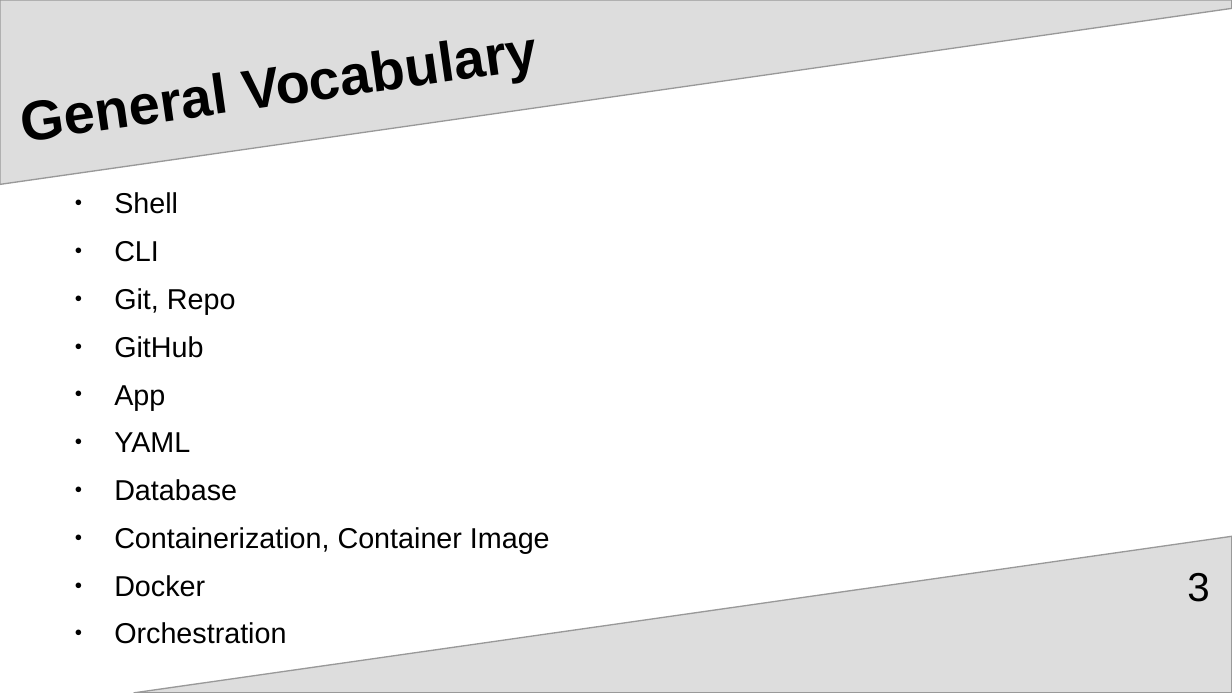
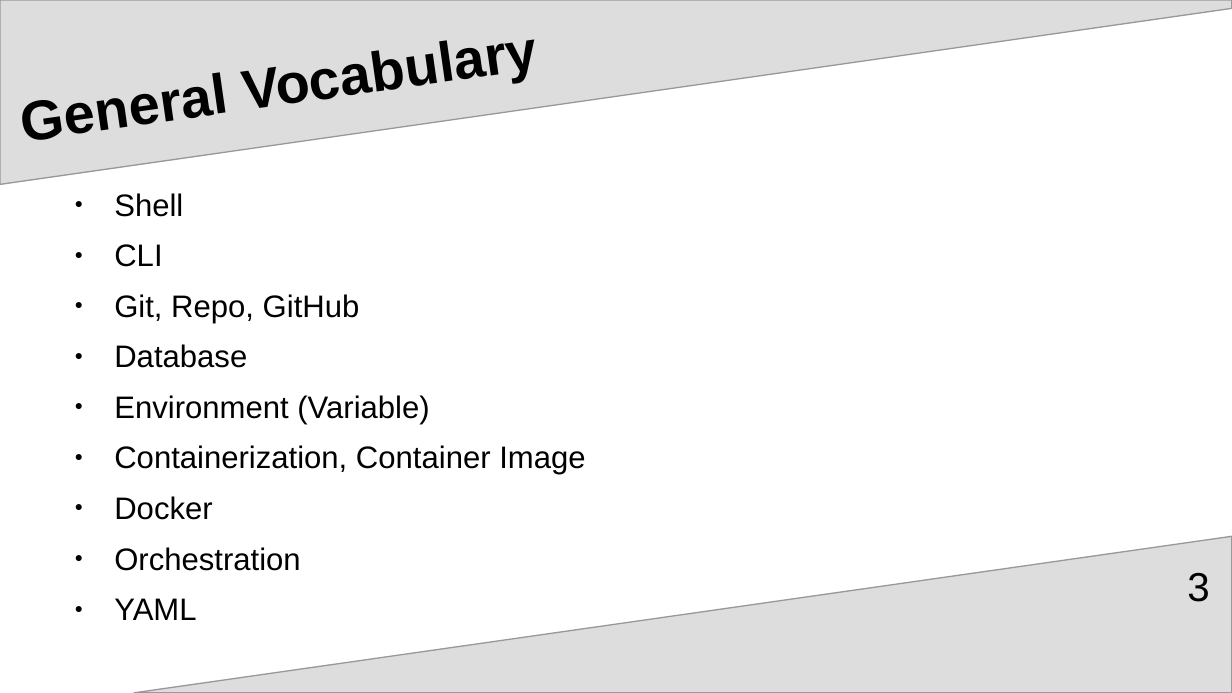
Before and after one commit to upart/cabinops, a slide deck: slide 3 of documentation/Introduction.odp. Drawn at 1232x693 pixels with LibreOffice and Linux fonts; fonts in the diff are those of the drawing. Boxes give left, top, right and bottom in pixels: in the first picture for what was removed or moved away, otherwise in the second. Text is boxed around its words. In the diff, an @@ line names an element or a change of style, - is before the commit and + after.

```diff
--- a/documentation/Introduction.odp
+++ b/documentation/Introduction.odp
@@ text at bbox=[114, 193, 585, 571]: paragraph added @@
+● YAML
@@ text at bbox=[114, 193, 585, 571]: size 18.5 to 20 pt in "Shell", "CLI", "Database", "Containerization, Container Image" and 2 more places @@
@@ text at bbox=[114, 294, 360, 323]: text changed; size 18.5 to 20 pt @@
-● Git, Repo
-● GitHub
-● App
-● YAML
+● Git, Repo, GitHub
@@ text at bbox=[114, 395, 429, 424]: paragraph added @@
+● Environment (Variable)
```
Also in this commit, not shown: 4 other slides changed, 3 slides added.
